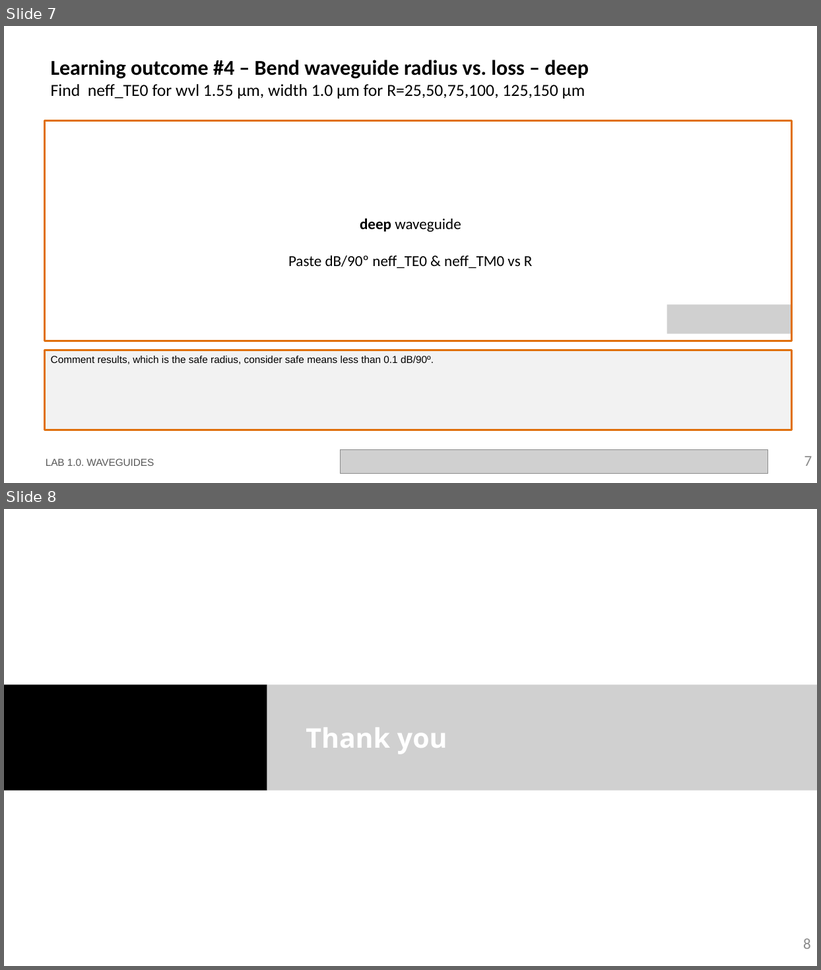
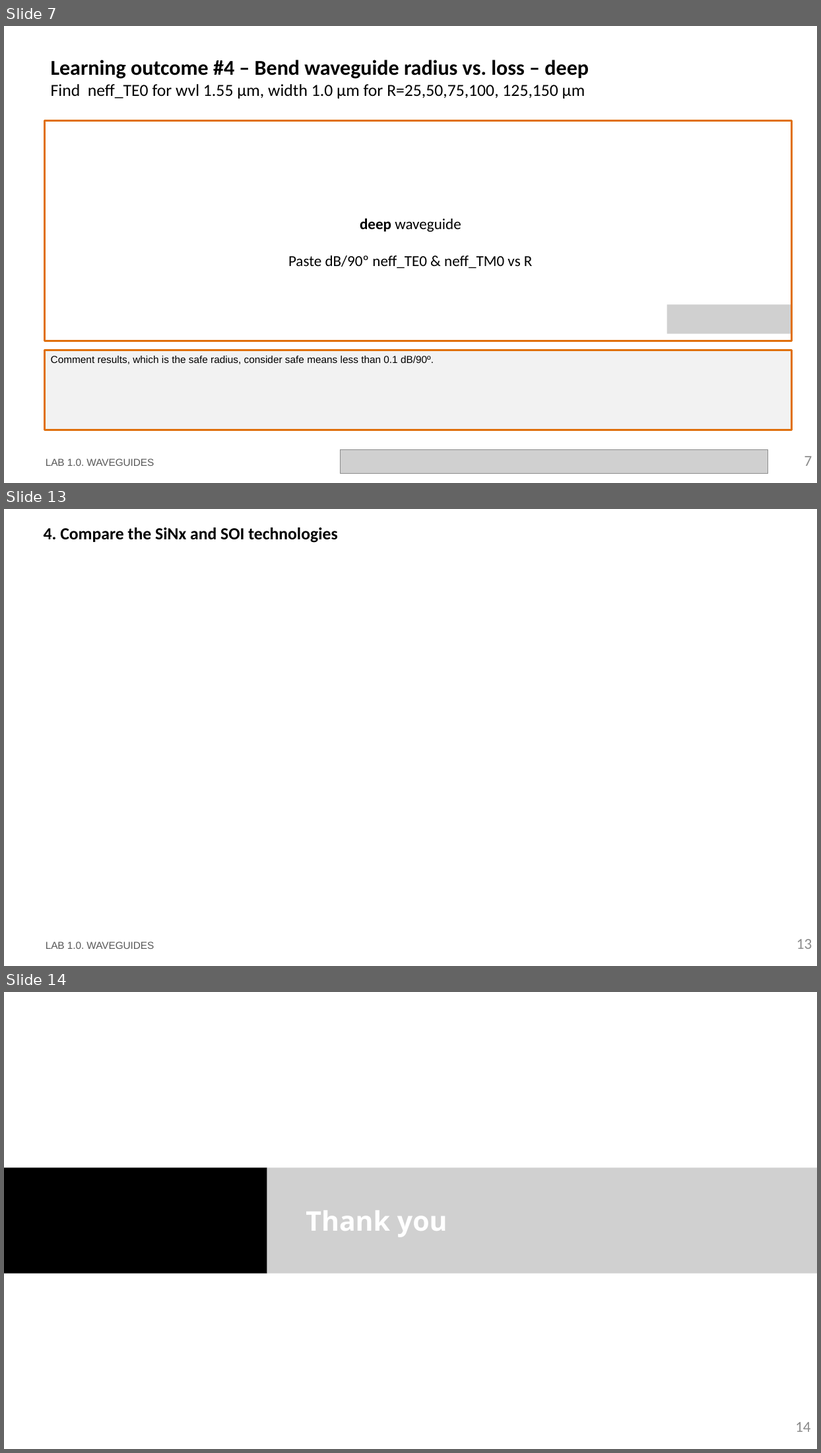
Before and after one commit to snacmuo/pic-upv-lab1, a slide deck: LabBook_10.pptx. Shown one above the other, each under a label of ours: slides 7 and 8 before the commit, slides 7, 13 and 14 after it; the slides between them are not shown. The pictures are 821x970 and 821x1453 pixels, drawn with LibreOffice and Linux fonts; fonts in the diff are those of the drawing; grey boxes stand for pictures; background and template pictures are left out. Boxes give left, top, right and bottom in pixels: in the first picture for what was removed or moved away, otherwise in the second. Text is boxed around its words. In the diff, an @@ line names an element or a change of style, - is before the commit and + after.

```diff
--- a/LabBook_10.pptx
+++ b/LabBook_10.pptx
@@ slide 13 added at (4,509,817,966), background #FFFFFF @@
@@ title added at (44,527,337,543), 20 pt, text #000000, bold @@
+4. Compare the SiNx and SOI technologies
@@ text added at (46,942,154,949), 12 pt, text #585858 @@
+LAB 1.0. WAVEGUIDES
@@ page number added at (797,939,812,949), 18 pt, text #8C8C8C @@
+13
@@ what was slide 8 is now slide 14 @@
@@ page number at (795,1422,811,1432): text changed @@
-8
+14
```
Also in this commit, not shown: 1 slide changed, 5 other slides added, 1 other file.
